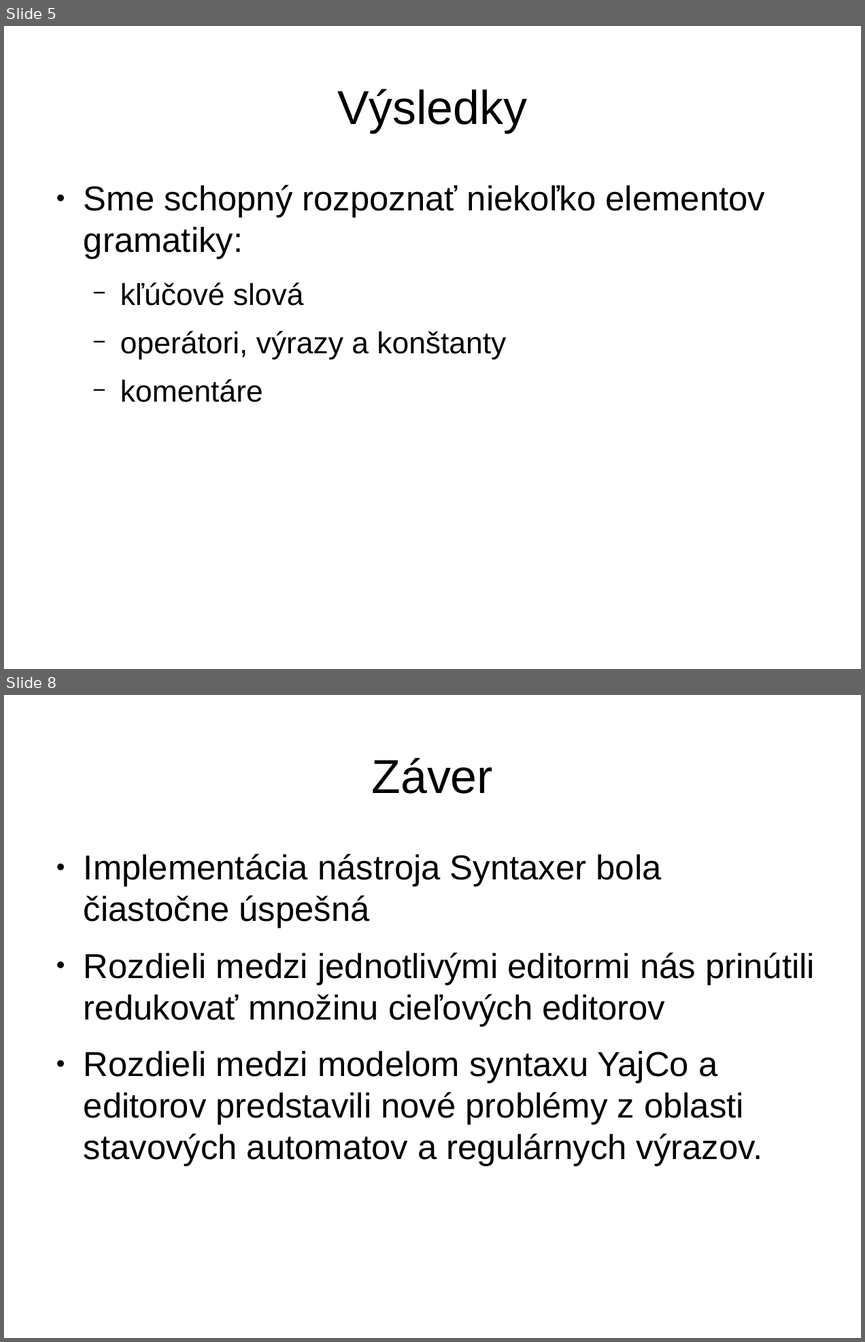
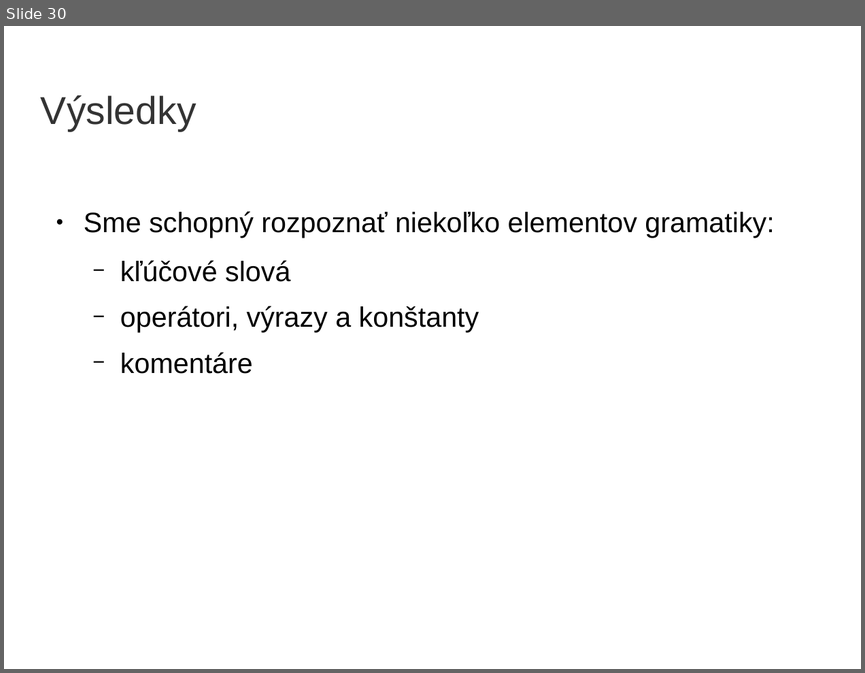
Before and after one commit to yin/syntaxer, a slide deck: obhajoba/bc2014-obhajoba15-prezentacia.odp. Shown one above the other, each under a label of ours: slides 5 and 8 before the commit, slide 30 after it; the slides between them are not shown. The pictures are 865x1342 and 865x673 pixels, drawn with LibreOffice and Linux fonts; fonts in the diff are those of the drawing; background and template pictures are left out. Boxes give left, top, right and bottom in pixels: in the first picture for what was removed or moved away, otherwise in the second. Text is boxed around its words. In the diff, an @@ line names an element or a change of style, - is before the commit and + after.

```diff
--- a/obhajoba/bc2014-obhajoba15-prezentacia.odp
+++ b/obhajoba/bc2014-obhajoba15-prezentacia.odp
@@ slide 8 removed at box(4, 695, 861, 1338), background #FFFFFF @@
@@ title removed at box(372, 758, 493, 794) @@
-Záver
@@ text removed at box(84, 853, 815, 1166) @@
-● Implementácia nástroja Syntaxer bola čiastočne úspešná
-● Rozdieli medzi jednotlivými editormi nás prinútili redukovať množinu cieľových editorov
-● Rozdieli medzi modelom syntaxu YajCo a editorov predstavili nové problémy z oblasti stavových automatov a regulárnych výrazov.
@@ what was slide 5 is now slide 30 @@
@@ slide 30 changed as well @@
@@ title "Výsledky": place and size @@
-title "Výsledky" at box(337, 89, 527, 133)
+title "Výsledky" at box(41, 95, 196, 131)
@@ title "Výsledky" at box(41, 95, 196, 131): size 44 to 36 pt, text colour #000000 to #333333; alignment centre to left @@
@@ text "Sme schopný rozpoznať niekoľko elementov ...": place and size @@
-text "Sme schopný rozpoznať niekoľko elementov ..." at box(84, 184, 765, 402)
+text "Sme schopný rozpoznať niekoľko elementov ..." at box(84, 211, 774, 373)
@@ text "Sme schopný rozpoznať niekoľko elementov ..." at box(84, 211, 774, 373): size 32 to 26 pt in "Sme schopný rozpoznať niekoľko elementov gramatiky:"; size 28 to 26 pt in "kľúčové slová", "operátori, výrazy a konštanty", "komentáre" @@
```
Also in this commit, not shown: 2 other slides changed, 32 slides added, 6 other slides removed, 31 other files.
